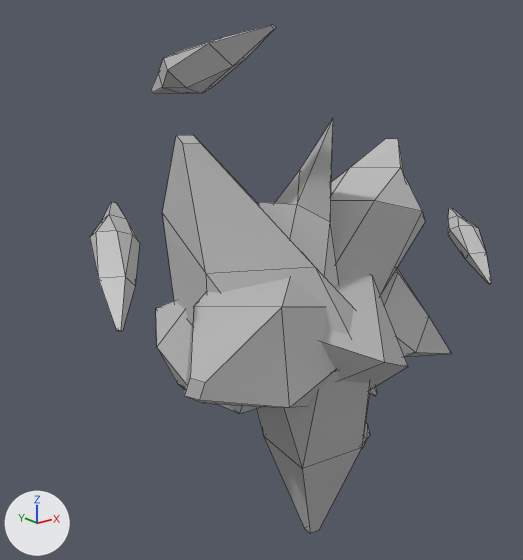
Renders of the FBX model Sector XII/Assets/Magicide/Meshes/Models/Organic/ORG_CrystalNPC.fbx from each side of a commit.
Both versions are drawn from a 50 mm lens placed at (-2.05, -2.2, 2.23), pointed at (-0.17, 0.14, 1.29). The lights are fixed; the arrows at lower left show +X, +Y and +Z. Mesh edges are drawn as thin lines. Where no turn or scale is listed for an object, it has been applied to the vertices.

The first picture shows 'ORG_CrystalNPC'.
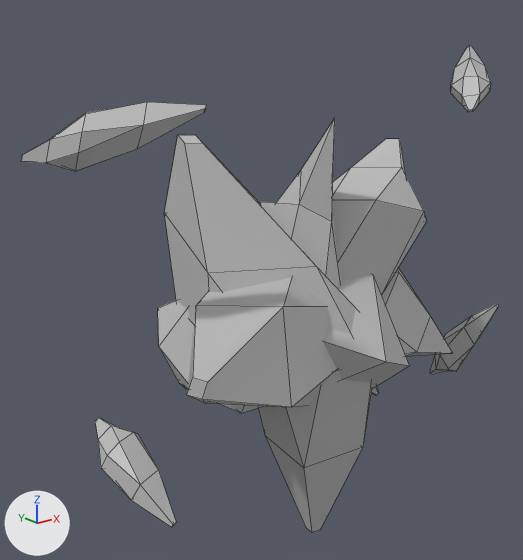
Pixel boxes [x1, y1, x2, y2] of what changed, in the pictures (523 x 560 px; the box of a moved part takes in the faces that stretch with it):
'ORG_CrystalNPC', reshaped, moved (19% wider)
    before: [90, 24, 491, 533]
    after: [21, 45, 499, 533]
part 1 of me_mesh, moved or reshaped
    before: [448, 208, 491, 284]
    after: [430, 304, 499, 375]
part 2 of me_mesh, moved or reshaped
    before: [90, 202, 140, 331]
    after: [95, 418, 176, 527]
part 3 of me_mesh, moved or reshaped
    before: [370, 387, 377, 396]
    after: [371, 386, 379, 396]
part 4 of me_mesh, moved or reshaped
    before: [163, 135, 354, 335]
    after: [164, 135, 356, 334]
part 5 of me_mesh, moved or reshaped
    before: [321, 276, 408, 390]
    after: [323, 275, 409, 389]
part 6 of me_mesh, moved or reshaped
    before: [156, 301, 262, 413]
    after: [158, 301, 262, 413]
part 7 of me_mesh, moved or reshaped
    before: [258, 119, 339, 287]
    after: [260, 118, 340, 286]
part 8 of me_mesh, moved or reshaped
    before: [256, 371, 370, 533]
    after: [258, 370, 371, 533]
part 9 of me_mesh, moved or reshaped
    before: [380, 269, 452, 357]
    after: [382, 268, 453, 356]
part 10 of me_mesh, moved or reshaped
    before: [185, 278, 335, 408]
    after: [187, 277, 337, 407]
part 11 of me_mesh, moved or reshaped
    before: [331, 139, 425, 295]
    after: [332, 139, 427, 295]
part 12 of me_mesh, added
    after: [21, 102, 206, 171]
part 13 of me_mesh, added
    after: [451, 45, 491, 112]
part 14 of me_mesh, deleted
    before: [151, 24, 276, 94]
part 15 of me_mesh, deleted
    before: [362, 421, 370, 448]

The change in detail:
me_mesh has 256 vertices, 247 faces and spans x -1.11..1.03, y -0.53..0.48, z 0.02..2.32.
me_mesh is used by ob_org_crystalnpc; location (0.0, 0.055, 0.0).
me_mesh part 1: the loose piece of 24 vertices spanning x 0.8..1.03, y -0.4..0.02, z 1.2..1.47 is multiplied about its middle by the matrix ((1.003, -0.482, -0.129), (0.175, 0.068, 1.104), (-0.467, -1.009, 0.136)), then moved by (0.02, 0.03, -0.54).
me_mesh part 2: the loose piece of 24 vertices spanning x -1.11..-0.85, y -0.39..0.09, z 1.42..1.72 is multiplied about its middle by the matrix ((0.618, 0.202, -0.76), (0.211, 0.888, 0.408), (0.757, -0.412, 0.506)), then moved by (0.0, -0.01, -0.78).
me_mesh part 3: the loose piece of 8 vertices spanning x 0.13..0.38, y -0.15..0.18, z 0.65..1.09 is moved by (0.01, 0.02, -0.02).
me_mesh part 4: the loose piece of 19 vertices spanning x -0.55..0.16, y -0.36..0.4, z 1.11..1.92 is moved by (0.01, 0.02, -0.02).
me_mesh part 5: the loose piece of 12 vertices spanning x -0.36..0.34, y -0.47..0.12, z 0.8..1.45 is moved by (0.01, 0.02, -0.02).
me_mesh part 6: the loose piece of 20 vertices spanning x -0.58..-0.05, y -0.11..0.47, z 0.7..1.28 is moved by (0.01, 0.02, -0.02).
me_mesh part 7: the loose piece of 16 vertices spanning x -0.22..0.25, y -0.22..0.31, z 1.13..2.0 is moved by (0.01, 0.02, -0.02).
me_mesh part 8: the loose piece of 16 vertices spanning x -0.31..0.25, y -0.35..0.22, z 0.02..1.02 is moved by (0.01, 0.02, -0.02).
me_mesh part 9: the loose piece of 16 vertices spanning x 0.08..0.7, y -0.3..0.2, z 0.84..1.32 is moved by (0.01, 0.02, -0.02).
me_mesh part 10: the loose piece of 16 vertices spanning x -0.96..-0.1, y -0.53..0.23, z 0.8..1.41 is moved by (0.01, 0.02, -0.02).
me_mesh part 11: the loose piece of 20 vertices spanning x -0.05..0.57, y -0.3..0.24, z 1.11..1.86 is moved by (0.01, 0.02, -0.02).
me_mesh part 12: the loose piece of 24 vertices spanning x -1.11..-0.85, y -0.39..0.09, z 1.42..1.72 is copied, and the copy is multiplied about its middle by the matrix ((0.154, -0.616, -0.772), (0.984, 0.169, 0.061), (0.093, -0.769, 0.632)), then moved by (0.0, -0.01, 0.4); it spans x -1.22..-0.74, y -0.33..0.02, z 1.85..2.07.
me_mesh part 13: the loose piece of 24 vertices spanning x 0.8..1.03, y -0.4..0.02, z 1.2..1.47 is copied, and the copy is multiplied about its middle by the matrix ((0.36, -1.02, -0.289), (-1.017, -0.419, 0.212), (-0.302, 0.195, -1.061)), then moved by (-0.12, 0.01, 0.78); it spans x 0.58..1.01, y -0.36..0.0, z 1.97..2.25.
me_mesh part 14: the loose piece of 24 vertices spanning x -0.57..-0.35, y -0.26..0.4, z 2.07..2.32 is deleted.
me_mesh part 15: the loose piece of 24 vertices spanning x 0.2..0.56, y -0.2..0.26, z 0.4..0.52 is deleted.
Object 'ORG_CrystalNPC' (ob_org_crystalnpc) moves from (0.0, 0.055, 0.0) to (0.0, 0.031, 0.019).
